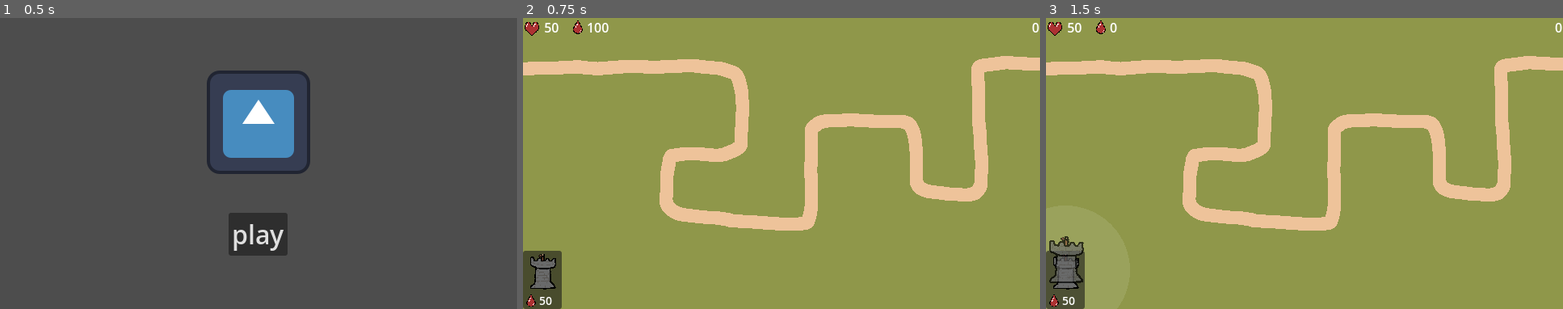
Above: before the commit, frames 1-3 (left to right).
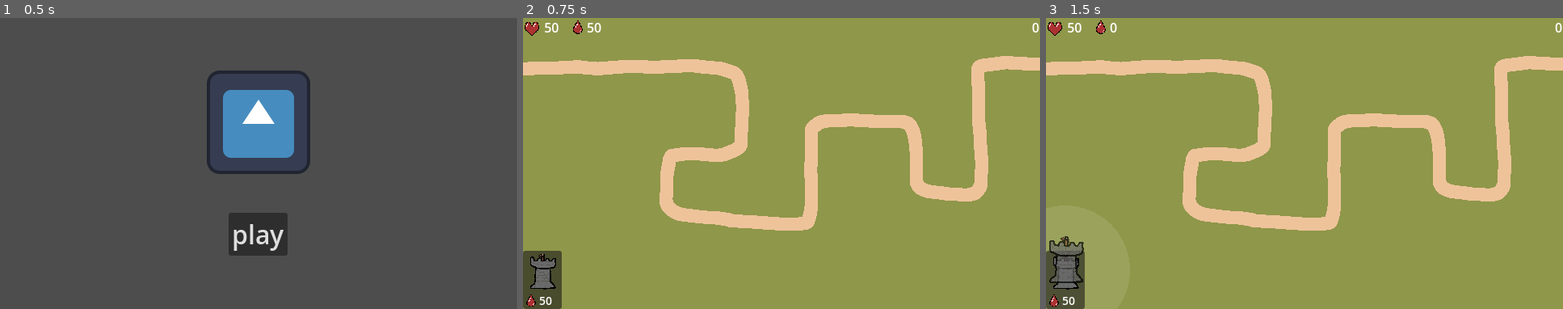
Above: after the commit, the same moments.

Repository: nieboczek/godot-brackeys-2026-1
Game: Godot game, scene res://scenes/main.tscn
Two runs of this game, one before a commit and one after it. Both use one fixed random seed, a clock stepped at 60 frames per second and the inputs below. The engine's default icon, where the game draws it, is replaced by a stand-in: a white triangle on a blue panel in a dark square.
Inputs (mouse positions are in pixels of both pictures, inside the frame that each line leads up to):
- Up to frame 1 (0.5 s): no input
- Up to frame 2 (0.75 s): click "play" at 0.5 s
- Up to frame 3 (1.5 s): click (1066, 271) at 1.25 s

Frame 1 is identical in both runs. In frame 2, less than 0.1% of the frame differs, in the area x 12-17%, y 1-5%; in frame 3, nothing differs.

Commit message:
add blood particles + backend changes

Diff:
--- /dev/null
+++ b/resources/enemy/chicken.tres
@@ -0,0 +1,19 @@
+[gd_resource type="Resource" script_class="EnemyResource" format=3 uid="uid://o8lnd3pg1hxh"]
+
+[ext_resource type="Script" uid="uid://b668sg8qgtwit" path="res://scripts/enemy/enemy_resource.gd" id="1_451sw"]
+[ext_resource type="Texture2D" uid="uid://bjh16rermk3nj" path="res://assets/chicken.png" id="2_watnq"]
+
+[sub_resource type="RectangleShape2D" id="RectangleShape2D_svj2r"]
+size = Vector2(30, 18)
+
+[resource]
+script = ExtResource("1_451sw")
+texture = ExtResource("2_watnq")
+hitbox = SubResource("RectangleShape2D_svj2r")
+hitbox_pos = Vector2(-3, -5)
+center_offset = Vector2(0, -6)
+pos = Vector2(5, -26)
+speed = 35.0
+health = 4
+blood_value = 1
+metadata/_custom_type_script = "uid://b668sg8qgtwit"
--- /dev/null
+++ b/resources/enemy/cow.tres
@@ -0,0 +1,20 @@
+[gd_resource type="Resource" script_class="EnemyResource" format=3 uid="uid://dn8nixpnwf7pc"]
+
+[ext_resource type="Script" uid="uid://b668sg8qgtwit" path="res://scripts/enemy/enemy_resource.gd" id="1_xdko0"]
+[ext_resource type="Texture2D" uid="uid://bi85m0xm8hbwm" path="res://assets/cow.png" id="2_gytxp"]
+
+[sub_resource type="RectangleShape2D" id="RectangleShape2D_wi4an"]
+size = Vector2(55, 32)
+
+[resource]
+script = ExtResource("1_xdko0")
+hitbox = SubResource("RectangleShape2D_wi4an")
+hitbox_pos = Vector2(-2, -16)
+texture = ExtResource("2_gytxp")
+center_offset = Vector2(-2, -20)
+pos = Vector2(0, -24)
+mirror_horizontal = true
+speed = 13.0
+damage = 3
+blood_value = 5
+metadata/_custom_type_script = "uid://b668sg8qgtwit"
--- /dev/null
+++ b/resources/enemy/duck.tres
@@ -0,0 +1,19 @@
+[gd_resource type="Resource" script_class="EnemyResource" format=3 uid="uid://xgj6xtetax88"]
+
+[ext_resource type="Script" uid="uid://b668sg8qgtwit" path="res://scripts/enemy/enemy_resource.gd" id="1_g4gy5"]
+[ext_resource type="Texture2D" uid="uid://bmof10nj3nhf7" path="res://assets/duck.png" id="2_7d1i4"]
+
+[sub_resource type="RectangleShape2D" id="RectangleShape2D_ttim6"]
+size = Vector2(44, 29)
+
+[resource]
+script = ExtResource("1_g4gy5")
+texture = ExtResource("2_7d1i4")
+hitbox = SubResource("RectangleShape2D_ttim6")
+hitbox_pos = Vector2(-2, -20.5)
+center_offset = Vector2(0, -22)
+pos = Vector2(0, -22)
+speed = 32.0
+health = 7
+damage = 2
+metadata/_custom_type_script = "uid://b668sg8qgtwit"
--- /dev/null
+++ b/resources/enemy/pig.tres
@@ -0,0 +1,20 @@
+[gd_resource type="Resource" script_class="EnemyResource" format=3 uid="uid://dfmvqjvm30uwr"]
+
+[ext_resource type="Script" uid="uid://b668sg8qgtwit" path="res://scripts/enemy/enemy_resource.gd" id="1_cv43m"]
+[ext_resource type="Texture2D" uid="uid://ccrb3hy8jbbje" path="res://assets/pig.png" id="2_tefkr"]
+
+[sub_resource type="RectangleShape2D" id="RectangleShape2D_11ll6"]
+size = Vector2(37.5, 27.5)
+
+[resource]
+script = ExtResource("1_cv43m")
+hitbox = SubResource("RectangleShape2D_11ll6")
+hitbox_pos = Vector2(0.25, -15.75)
+texture = ExtResource("2_tefkr")
+center_offset = Vector2(-4, -20)
+pos = Vector2(-1, -25)
+mirror_horizontal = true
+speed = 30.0
+health = 6
+damage = 2
+metadata/_custom_type_script = "uid://b668sg8qgtwit"
--- /dev/null
+++ b/resources/enemy/sheep.tres
@@ -0,0 +1,20 @@
+[gd_resource type="Resource" script_class="EnemyResource" format=3 uid="uid://lxtvpr52vb3m"]
+
+[ext_resource type="Script" uid="uid://b668sg8qgtwit" path="res://scripts/enemy/enemy_resource.gd" id="1_ltjw5"]
+[ext_resource type="Texture2D" uid="uid://b6hpmp1ds4fti" path="res://assets/sheep.png" id="2_0mc3d"]
+
+[sub_resource type="RectangleShape2D" id="RectangleShape2D_0mc3d"]
+size = Vector2(42, 34)
+
+[resource]
+script = ExtResource("1_ltjw5")
+texture = ExtResource("2_0mc3d")
+hitbox = SubResource("RectangleShape2D_0mc3d")
+hitbox_pos = Vector2(-4, -21)
+center_offset = Vector2(-4, -28)
+pos = Vector2(0, -26)
+speed = 20.0
+health = 8
+damage = 2
+blood_value = 3
+metadata/_custom_type_script = "uid://b668sg8qgtwit"
--- a/scenes/console.tscn
+++ b/scenes/console.tscn
@@ -1,6 +1,6 @@
 [gd_scene format=3 uid="uid://dpjbw8qx35qk3"]
 
-[ext_resource type="Theme" uid="uid://cpp0fyj2l0glf" path="res://resources/console_theme.tres" id="1_xil4p"]
+[ext_resource type="Theme" uid="uid://cpp0fyj2l0glf" path="res://resources/theme/console_theme.tres" id="1_xil4p"]
 [ext_resource type="Script" uid="uid://bprtxkkobqng7" path="res://scripts/console/console.gd" id="2_t6k7n"]
 [ext_resource type="Script" uid="uid://6l72iikb4b7j" path="res://scripts/console/command_line.gd" id="2_xil4p"]
 
--- /dev/null
+++ b/scenes/enemy.tscn
@@ -0,0 +1,64 @@
+[gd_scene format=3 uid="uid://sweimbvqq3ow"]
+
+[ext_resource type="Script" uid="uid://r4jcflrdc5t5" path="res://scripts/enemy/enemy.gd" id="1_7p1mj"]
+[ext_resource type="Texture2D" uid="uid://f1nqbenjx37s" path="res://assets/blood.png" id="2_md0e3"]
+
+[sub_resource type="Curve" id="Curve_4ra3w"]
+_data = [Vector2(0.754717, 1), 0.0, 0.0, 0, 0, Vector2(1, 0), 0.0, 0.0, 0, 0]
+point_count = 2
+
+[sub_resource type="CurveTexture" id="CurveTexture_qrg1y"]
+curve = SubResource("Curve_4ra3w")
+
+[sub_resource type="Curve" id="Curve_5uy6h"]
+_limits = [-1.0, 1.0, 0.0, 1.0]
+_data = [Vector2(0, -1), 0.0, 0.0, 0, 0, Vector2(0.5471698, 1), 0.0, 0.0, 0, 0]
+point_count = 2
+
+[sub_resource type="CurveTexture" id="CurveTexture_cdqli"]
+curve = SubResource("Curve_5uy6h")
+
+[sub_resource type="Curve" id="Curve_c4w8v"]
+_data = [Vector2(0.5377358, 0), 0.0, 0.0, 0, 0, Vector2(0.5518868, 1), 0.0, 0.0, 0, 0]
+point_count = 2
+
+[sub_resource type="CurveTexture" id="CurveTexture_48igr"]
+curve = SubResource("Curve_c4w8v")
+
+[sub_resource type="ParticleProcessMaterial" id="ParticleProcessMaterial_xwavj"]
+particle_flag_disable_z = true
+angle_min = -179.99998
+angle_max = 180.00002
+angle_curve = SubResource("CurveTexture_cdqli")
+direction = Vector3(0, -1, 0)
+spread = 15.0
+initial_velocity_min = 140.0
+initial_velocity_max = 160.0
+gravity = Vector3(0, 200, 0)
+damping_min = 1000.00006
+damping_max = 1000.00006
+damping_curve = SubResource("CurveTexture_48igr")
+scale_min = 0.5
+scale_max = 0.5
+alpha_curve = SubResource("CurveTexture_qrg1y")
+
+[node name="Enemy" type="PathFollow2D" unique_id=774734209]
+rotates = false
+loop = false
+script = ExtResource("1_7p1mj")
+
+[node name="CharacterBody" type="CharacterBody2D" parent="." unique_id=1017641450]
+
+[node name="Sprite" type="Sprite2D" parent="CharacterBody" unique_id=24252079]
+
+[node name="CollisionShape" type="CollisionShape2D" parent="CharacterBody" unique_id=627494903]
+
+[node name="GPUParticles" type="GPUParticles2D" parent="." unique_id=312433705]
+position = Vector2(0, -22)
+emitting = false
+amount = 10
+texture = ExtResource("2_md0e3")
+lifetime = 3.0
+one_shot = true
+explosiveness = 0.99
+process_material = SubResource("ParticleProcessMaterial_xwavj")
--- a/scenes/enemy/chicken.tscn
+++ /dev/null
@@ -1,26 +0,0 @@
-[gd_scene format=3 uid="uid://bmy7br3wrcaqj"]
-
-[ext_resource type="Script" uid="uid://dg53w53gaxvj" path="res://scripts/enemy/chicken.gd" id="1_6n01t"]
-[ext_resource type="Texture2D" uid="uid://bjh16rermk3nj" path="res://assets/chicken.png" id="2_6n01t"]
-
-[sub_resource type="RectangleShape2D" id="RectangleShape2D_6n01t"]
-size = Vector2(30, 18)
-
-[node name="Chicken" type="PathFollow2D" unique_id=2047119510]
-rotates = false
-loop = false
-script = ExtResource("1_6n01t")
-speed = 35.0
-health = 4
-center_offset = Vector2(0, -6)
-
-[node name="CharacterBody" type="CharacterBody2D" parent="." unique_id=2106862649]
-collision_mask = 0
-
-[node name="Sprite" type="Sprite2D" parent="CharacterBody" unique_id=206892123]
-position = Vector2(5, -26)
-texture = ExtResource("2_6n01t")
-
-[node name="CollisionShape" type="CollisionShape2D" parent="CharacterBody" unique_id=1733519707]
-position = Vector2(-3, -5)
-shape = SubResource("RectangleShape2D_6n01t")
--- a/scenes/enemy/cow.tscn
+++ /dev/null
@@ -1,26 +0,0 @@
-[gd_scene format=3 uid="uid://cwdmdf3lyrix0"]
-
-[ext_resource type="Script" uid="uid://iwkgwanlyorj" path="res://scripts/enemy/cow.gd" id="1_tuxxx"]
-[ext_resource type="Texture2D" uid="uid://bi85m0xm8hbwm" path="res://assets/cow.png" id="2_nqaqg"]
-
-[sub_resource type="RectangleShape2D" id="RectangleShape2D_tuxxx"]
-size = Vector2(55.76834, 32.40204)
-
-[node name="Cow" type="PathFollow2D" unique_id=731326260]
-rotates = false
-loop = false
-script = ExtResource("1_tuxxx")
-speed = 13.0
-damage = 3
-center_offset = Vector2(-2, -20)
-
-[node name="CharacterBody" type="CharacterBody2D" parent="." unique_id=1626197581]
-
-[node name="Sprite" type="Sprite2D" parent="CharacterBody" unique_id=1528856284]
-position = Vector2(0.17265749, -23.999378)
-texture = ExtResource("2_nqaqg")
-flip_h = true
-
-[node name="CollisionShape" type="CollisionShape2D" parent="CharacterBody" unique_id=303242748]
-position = Vector2(-1.8848443, -16.013979)
-shape = SubResource("RectangleShape2D_tuxxx")
--- a/scenes/enemy/duck.tscn
+++ /dev/null
@@ -1,28 +0,0 @@
-[gd_scene format=3 uid="uid://bfsurnxnilgty"]
-
-[ext_resource type="Script" uid="uid://c2nf21g8w6gxm" path="res://scripts/enemy/duck.gd" id="1_7le0v"]
-[ext_resource type="Texture2D" uid="uid://bmof10nj3nhf7" path="res://assets/duck.png" id="2_7le0v"]
-
-[sub_resource type="RectangleShape2D" id="RectangleShape2D_nvkbx"]
-size = Vector2(43.99868, 29.014631)
-
-[node name="Duck" type="PathFollow2D" unique_id=752728675]
-rotation = 0.007751783
-rotates = false
-loop = false
-script = ExtResource("1_7le0v")
-speed = 32.0
-health = 7
-damage = 2
-center_offset = Vector2(0, -22)
-
-[node name="CharacterBody" type="CharacterBody2D" parent="." unique_id=1017362470]
-
-[node name="Sprite" type="Sprite2D" parent="CharacterBody" unique_id=1688934114]
-position = Vector2(-0.1705375, -21.999338)
-rotation = -0.007751783
-texture = ExtResource("2_7le0v")
-
-[node name="CollisionShape" type="CollisionShape2D" parent="CharacterBody" unique_id=1533801430]
-position = Vector2(-2.1704788, -20.49163)
-shape = SubResource("RectangleShape2D_nvkbx")
--- a/scenes/enemy/pig.tscn
+++ /dev/null
@@ -1,27 +0,0 @@
-[gd_scene format=3 uid="uid://d2jiopsp2ocwb"]
-
-[ext_resource type="Script" uid="uid://44iq8p3fasqg" path="res://scripts/enemy/pig.gd" id="1_vjpy6"]
-[ext_resource type="Texture2D" uid="uid://ccrb3hy8jbbje" path="res://assets/pig.png" id="2_aq3d3"]
-
-[sub_resource type="RectangleShape2D" id="RectangleShape2D_aq3d3"]
-size = Vector2(37.5, 27.5)
-
-[node name="Pig" type="PathFollow2D" unique_id=2047119510]
-rotates = false
-loop = false
-script = ExtResource("1_vjpy6")
-speed = 30.0
-health = 6
-damage = 2
-center_offset = Vector2(-4, -20)
-
-[node name="CharacterBody" type="CharacterBody2D" parent="." unique_id=1414664457]
-
-[node name="Sprite" type="Sprite2D" parent="CharacterBody" unique_id=206892123]
-position = Vector2(-1, -25)
-texture = ExtResource("2_aq3d3")
-flip_h = true
-
-[node name="CollisionShape" type="CollisionShape2D" parent="CharacterBody" unique_id=1620695916]
-position = Vector2(0.25, -15.75)
-shape = SubResource("RectangleShape2D_aq3d3")
--- a/scenes/enemy/sheep.tscn
+++ /dev/null
@@ -1,28 +0,0 @@
-[gd_scene format=3 uid="uid://ccsbn782hmlb3"]
-
-[ext_resource type="Script" uid="uid://bm30lb64iru01" path="res://scripts/enemy/sheep.gd" id="1_nvkbx"]
-[ext_resource type="Texture2D" uid="uid://b6hpmp1ds4fti" path="res://assets/sheep.png" id="2_dbj01"]
-
-[sub_resource type="RectangleShape2D" id="RectangleShape2D_nvkbx"]
-size = Vector2(42.270046, 34.67337)
-
-[node name="Sheep" type="PathFollow2D" unique_id=752728675]
-rotation = 0.007751783
-rotates = false
-loop = false
-script = ExtResource("1_nvkbx")
-speed = 20.0
-health = 8
-damage = 2
-center_offset = Vector2(-4, -28)
-
-[node name="CharacterBody" type="CharacterBody2D" parent="." unique_id=1017362470]
-
-[node name="Sprite" type="Sprite2D" parent="CharacterBody" unique_id=1688934114]
-position = Vector2(-0.20154431, -25.999218)
-rotation = -0.007751783
-texture = ExtResource("2_dbj01")
-
-[node name="CollisionShape" type="CollisionShape2D" parent="CharacterBody" unique_id=1533801430]
-position = Vector2(-4.166544, -21.46834)
-shape = SubResource("RectangleShape2D_nvkbx")
--- a/scenes/game.tscn
+++ b/scenes/game.tscn
@@ -3,7 +3,7 @@
 [ext_resource type="Script" uid="uid://cvmk843rlvkc1" path="res://scripts/game.gd" id="1_uwrxv"]
 [ext_resource type="Script" uid="uid://dkd8o18gghrmw" path="res://scripts/ui.gd" id="3_lbhrr"]
 [ext_resource type="Texture2D" uid="uid://bs0sowku04u54" path="res://assets/map_test.png" id="3_lnu2h"]
-[ext_resource type="Theme" uid="uid://bajmcvxa3d5mw" path="res://resources/ui_theme.tres" id="3_u5sy4"]
+[ext_resource type="Theme" uid="uid://bajmcvxa3d5mw" path="res://resources/theme/ui_theme.tres" id="3_u5sy4"]
 [ext_resource type="PackedScene" uid="uid://3qb04ojt8bua" path="res://scenes/tower_panel.tscn" id="4_iywne"]
 [ext_resource type="PackedScene" uid="uid://bpplrurdo2ijl" path="res://scenes/tower.tscn" id="4_lbhrr"]
 [ext_resource type="Texture2D" uid="uid://y3nllloc1fa1" path="res://assets/basic_tower.png" id="5_p57ef"]
@@ -45,7 +45,7 @@
 offset_right = 1.0
 offset_bottom = 24.0
 bbcode_enabled = true
-text = "[img height=22]res://assets/heart.png[/img] 50   [img height=22]res://assets/blood.png[/img]100"
+text = "[img height=22]res://assets/heart.png[/img] 50   [img height=22]res://assets/blood.png[/img]50"
 
 [node name="RoundLabel" type="Label" parent="Camera/UI" unique_id=1801349072]
 layout_mode = 1
--- a/scenes/tower.tscn
+++ b/scenes/tower.tscn
@@ -1,7 +1,7 @@
 [gd_scene format=3 uid="uid://bpplrurdo2ijl"]
 
 [ext_resource type="Texture2D" uid="uid://y3nllloc1fa1" path="res://assets/basic_tower.png" id="1_ay4al"]
-[ext_resource type="Script" uid="uid://da03ei2kln5ks" path="res://scripts/tower.gd" id="2_ktxwe"]
+[ext_resource type="Script" uid="uid://da03ei2kln5ks" path="res://scripts/tower/tower.gd" id="2_ktxwe"]
 [ext_resource type="Texture2D" uid="uid://b4h28bh7tvqf5" path="res://assets/arrow.png" id="3_ktxwe"]
 
 [sub_resource type="CircleShape2D" id="CircleShape2D_lbhrr"]
--- a/scenes/tower_panel.tscn
+++ b/scenes/tower_panel.tscn
@@ -1,6 +1,6 @@
 [gd_scene format=3 uid="uid://3qb04ojt8bua"]
 
-[ext_resource type="Script" uid="uid://co2gthgy5vrof" path="res://scripts/tower_panel.gd" id="1_f8845"]
+[ext_resource type="Script" uid="uid://co2gthgy5vrof" path="res://scripts/tower/tower_panel.gd" id="1_f8845"]
 [ext_resource type="Texture2D" uid="uid://y3nllloc1fa1" path="res://assets/basic_tower.png" id="1_ls63v"]
 
 [node name="TowerPanel" type="PanelContainer" unique_id=790190272]
--- a/scripts/enemy/chicken.gd
+++ /dev/null
@@ -1,10 +0,0 @@
-extends Enemy
-
-func _ready() -> void:
-	var sprite := $CharacterBody/Sprite
-	var tween := sprite.create_tween()
-	tween.set_loops(2147483647)
-	tween.tween_property(sprite, "scale:x", 0.9, 1.0)
-	tween.parallel().tween_property(sprite, "scale:y", 1.1, 1.0)
-	tween.tween_property(sprite, "scale:x", 1.1, 1.0)
-	tween.parallel().tween_property(sprite, "scale:y", 0.9, 1.0)
--- a/scripts/enemy/cow.gd
+++ /dev/null
@@ -1,10 +0,0 @@
-extends Enemy
-
-func _ready() -> void:
-	var sprite := $CharacterBody/Sprite
-	var tween := sprite.create_tween()
-	tween.set_loops(2147483647)
-	tween.tween_property(sprite, "scale:x", 0.9, 1.0)
-	tween.parallel().tween_property(sprite, "scale:y", 1.1, 1.0)
-	tween.tween_property(sprite, "scale:x", 1.1, 1.0)
-	tween.parallel().tween_property(sprite, "scale:y", 0.9, 1.0)
--- a/scripts/enemy/duck.gd
+++ /dev/null
@@ -1,10 +0,0 @@
-extends Enemy
-
-func _ready() -> void:
-	var sprite := $CharacterBody/Sprite
-	var tween := sprite.create_tween()
-	tween.set_loops(2147483647)
-	tween.tween_property(sprite, "scale:x", 0.9, 1.0)
-	tween.parallel().tween_property(sprite, "scale:y", 1.1, 1.0)
-	tween.tween_property(sprite, "scale:x", 1.1, 1.0)
-	tween.parallel().tween_property(sprite, "scale:y", 0.9, 1.0)
--- a/scripts/enemy/enemy.gd
+++ b/scripts/enemy/enemy.gd
@@ -1,22 +1,45 @@
 class_name Enemy
 extends PathFollow2D
 
-@export var speed: float = 40.0
-@export var health: int = 10
-@export var damage: int = 1
-@export var center_offset: Vector2
+var res: EnemyResource
+var health: int
+
+
+func _ready() -> void:
+	var shape: CollisionShape2D = $CharacterBody/CollisionShape
+	shape.position = res.hitbox_pos
+	shape.shape = res.hitbox
+
+	var sprite: Sprite2D = $CharacterBody/Sprite
+	sprite.position = res.pos
+	sprite.texture = res.texture
+	sprite.flip_h = res.mirror_horizontal
+
+	health = res.health
+
+	var tween := sprite.create_tween()
+	tween.set_loops(2147483647)
+	tween.tween_property(sprite, "scale:x", 0.9, 1.0)
+	tween.parallel().tween_property(sprite, "scale:y", 1.1, 1.0)
+	tween.tween_property(sprite, "scale:x", 1.1, 1.0)
+	tween.parallel().tween_property(sprite, "scale:y", 0.9, 1.0)
 
 
 func _process(delta: float) -> void:
-	progress += speed * delta
+	progress += res.speed * delta
 	if progress_ratio > 0.99:
-		Manager.damage(damage)
+		Manager.damage(res.damage)
 		queue_free()
 
 
 func add_damage(dmg: int) -> void:
 	health -= dmg
 	if health <= 0:
+		set_process(false)
+		Manager.blood += res.blood_value
+		$CharacterBody/Sprite.hide()
+		$GPUParticles.restart()
+		await get_tree().create_timer(3.0).timeout
 		queue_free()
 
 func will_kill(dmg: int) -> bool:
--- /dev/null
+++ b/scripts/enemy/enemy_resource.gd
@@ -0,0 +1,14 @@
+class_name EnemyResource
+extends Resource
+
+@export var hitbox: Shape2D
+@export var hitbox_pos: Vector2
+@export var texture: Texture2D
+@export var center_offset: Vector2
+@export var pos: Vector2
+@export var mirror_horizontal: bool
+@export_category("stats")
+@export var speed: float = 40.0
+@export var health: int = 10
+@export var damage: int = 1
+@export var blood_value: int = 2
--- a/scripts/enemy/pig.gd
+++ /dev/null
@@ -1,10 +0,0 @@
-extends Enemy
-
-func _ready() -> void:
-	var sprite := $CharacterBody/Sprite
-	var tween := sprite.create_tween()
-	tween.set_loops(2147483647)
-	tween.tween_property(sprite, "scale:x", 0.9, 1.0)
-	tween.parallel().tween_property(sprite, "scale:y", 1.1, 1.0)
-	tween.tween_property(sprite, "scale:x", 1.1, 1.0)
-	tween.parallel().tween_property(sprite, "scale:y", 0.9, 1.0)
--- a/scripts/enemy/sheep.gd
+++ /dev/null
@@ -1,10 +0,0 @@
-extends Enemy
-
-func _ready() -> void:
-	var sprite := $CharacterBody/Sprite
-	var tween := sprite.create_tween()
-	tween.set_loops(2147483647)
-	tween.tween_property(sprite, "scale:x", 0.9, 1.0)
-	tween.parallel().tween_property(sprite, "scale:y", 1.1, 1.0)
-	tween.tween_property(sprite, "scale:x", 1.1, 1.0)
-	tween.parallel().tween_property(sprite, "scale:y", 0.9, 1.0)
--- a/scripts/manager.gd
+++ b/scripts/manager.gd
@@ -1,11 +1,11 @@
 extends Node
 
-const ENEMY_MAP: Dictionary[String, PackedScene] = {
-	"sheep": preload("res://scenes/enemy/sheep.tscn"),
-	"cow": preload("res://scenes/enemy/cow.tscn"),
-	"pig": preload("res://scenes/enemy/pig.tscn"),
-	"chicken": preload("res://scenes/enemy/chicken.tscn"),
-	"duck": preload("res://scenes/enemy/duck.tscn"),
+const ENEMY_MAP: Dictionary[String, EnemyResource] = {
+	"sheep": preload("res://resources/enemy/sheep.tres"),
+	"cow": preload("res://resources/enemy/cow.tres"),
+	"pig": preload("res://resources/enemy/pig.tres"),
+	"chicken": preload("res://resources/enemy/chicken.tres"),
+	"duck": preload("res://resources/enemy/duck.tres"),
 }
 
 const ROUNDS: Array[Array] = [
@@ -82,8 +82,11 @@
 	round_timer += delta
 	if !current_round.is_empty() and current_round[0].time <= round_timer:
 		var enemy = current_round.pop_front()
-		var spawned := ENEMY_MAP[enemy.enemy].instantiate()
-		Game.instance.path.add_child(spawned)
+
+		var instance := preload("res://scenes/enemy.tscn").instantiate()
+		instance.res = ENEMY_MAP[enemy.enemy]
+
+		Game.instance.path.add_child(instance)
 
 
 class SpawnInfo:
--- a/scripts/arrow.gd
+++ b/scripts/tower/arrow.gd
@@ -16,7 +16,7 @@
 	var t := clampf(time / duration, 0, 1)
 
 	if target:
-		end = target.global_position + target.center_offset
+		end = target.global_position + target.res.center_offset
 
 	global_position = start.lerp(control, t).lerp(
 		control.lerp(end, t), t
--- a/scripts/tower.gd
+++ b/scripts/tower/tower.gd
@@ -64,7 +64,7 @@
 	arrow.texture = arrow_texture
 	arrow.start = global_position + shoot_start
 	arrow.position = arrow.start
-	arrow.end = target.global_position + target.center_offset
+	arrow.end = target.global_position + target.res.center_offset
 	arrow.control = (arrow.start + arrow.end) / 2 - Vector2(0, arrow_max_height)
 	arrow.duration = (arrow.start - arrow.end).length() / arrow_speed
 	arrow.target = target
Renamed: resources/console_theme.tres -> resources/theme/console_theme.tres
Renamed: resources/ui_theme.tres -> resources/theme/ui_theme.tres
Not shown, removed: scripts/enemy/chicken.gd.uid
Not shown, removed: scripts/enemy/cow.gd.uid
Not shown, removed: scripts/enemy/duck.gd.uid
Not shown, added: scripts/enemy/enemy_resource.gd.uid
Not shown, removed: scripts/enemy/pig.gd.uid
Not shown, removed: scripts/enemy/sheep.gd.uid
Renamed: scripts/arrow.gd.uid -> scripts/tower/arrow.gd.uid
Renamed: scripts/tower.gd.uid -> scripts/tower/tower.gd.uid
Renamed: scripts/tower_panel.gd -> scripts/tower/tower_panel.gd
Renamed: scripts/tower_panel.gd.uid -> scripts/tower/tower_panel.gd.uid
